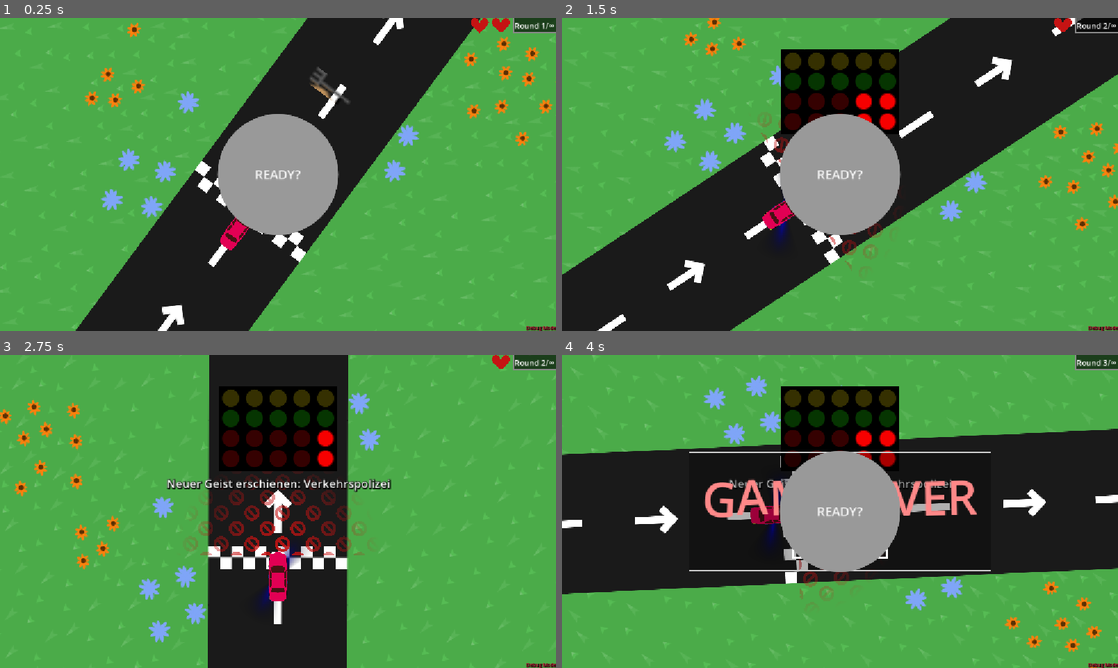
Above: before the commit, frames 1-4 (two rows, left to right).
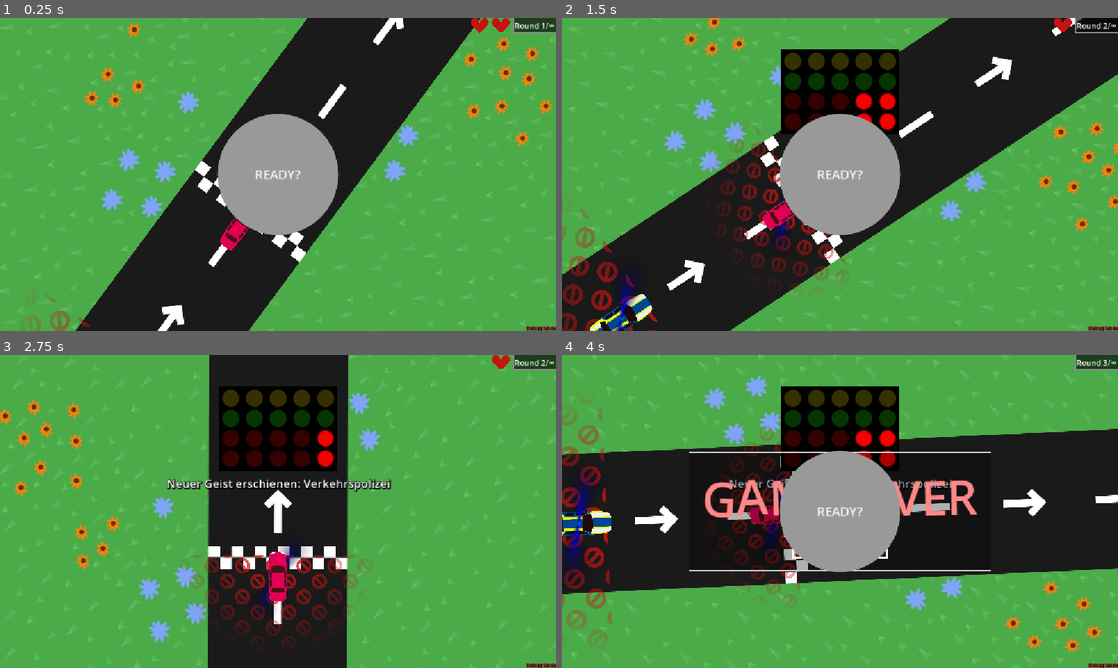
Above: after the commit, the same moments.

Repository: KIT-GameJam/dattel-jam
Game: Godot game, scene res://core/game_manager.tscn
The game is run twice, just before and just after one commit, with the same random seed, the same clock (stepped at 60 frames per second) and the same inputs. Sound files missing from this copy of the repository are replaced by a short silence.
Inputs (mouse positions are in pixels of both pictures, inside the frame that each line leads up to):
- Up to frame 1 (0.25 s): no input
- Up to frame 2 (1.5 s): click "READY?" at 0.5 s; move the mouse to (962, 158) at 1.27 s; hold D (right) from 1.28 s (still down); tap Space (temp_reach_goal) at 1.35 s
- Up to frame 3 (2.75 s): release D (right) at 2 s; click "READY?" at 2 s
- Up to frame 4 (4 s): move the mouse to (728, 527) at 2.77 s; hold S (down) 2.78-3.53 s; tap Space (temp_reach_goal) at 2.85, 3.6 s; move the mouse to (895, 442) at 3.52 s; hold D (right) from 3.53 s (still down)

The runs differ from the first frame. In frame 1, 0.5% of the frame differs, in the area x 5-63%, y 15-100%; in frame 2, 3.8%; in frame 3, 3.7%; in frame 4, 3.9%, in the area x 0-52%, y 16-90%.

Commit message:
Walzenpolizei

Diff:
--- a/core/level.gd
+++ b/core/level.gd
@@ -41,13 +41,14 @@
 		sorted_positions.append(roads.pop_at(closest_road_idx).global_position)
 
 	var num_positions := len(sorted_positions)
-	for i in range(num_positions):
+	for i in range(num_positions + 1):
 		var i_prev := (i - 1 + num_positions) % num_positions
 		var i_next := (i + 1) % num_positions
-		var pos := sorted_positions[i]
+		var pos := sorted_positions[i % num_positions]
 		var p_in := sorted_positions[i_prev] - pos
 		var p_out := sorted_positions[i_next] - pos
 		walz.curve.add_point(pos, p_in, p_out)
+	walz.curve_ready()
 
 func _input(event: InputEvent) -> void:
 	if Input.is_action_just_pressed_by_event("pause", event):
--- a/core/level.tscn
+++ b/core/level.tscn
@@ -194,8 +194,8 @@
 position = Vector2(248, 145)
 rotation = 0.7853982
 
-[node name="Walze" parent="." unique_id=1203039655 instance=ExtResource("7_ppale")]
-
 [node name="FinishRoad" parent="." unique_id=1860845999 instance=ExtResource("8_b0hrx")]
 position = Vector2(300, 197)
 rotation = 0.7853982
+
+[node name="Walze" parent="." unique_id=1203039655 instance=ExtResource("7_ppale")]
--- a/core/police_car.tscn
+++ b/core/police_car.tscn
@@ -7,9 +7,11 @@
 [ext_resource type="AudioStream" uid="uid://bt350h41lakm1" path="res://assets/sfx/ALAAAAARRMM.ogg" id="4_rul1k"]
 [ext_resource type="Texture2D" uid="uid://d3p4mv6fnjd0" path="res://assets/stop.svg" id="5_qbkv6"]
 
-[sub_resource type="SegmentShape2D" id="SegmentShape2D_725iu"]
-a = Vector2(-64, 0)
-b = Vector2(64, 0)
+[sub_resource type="ShaderMaterial" id="ShaderMaterial_plrnn"]
+shader = ExtResource("4_nwtmi")
+
+[sub_resource type="RectangleShape2D" id="RectangleShape2D_tvtvq"]
+size = Vector2(100, 20)
 
 [sub_resource type="ShaderMaterial" id="ShaderMaterial_4jq5w"]
 shader = ExtResource("3_f3jys")
@@ -22,35 +24,32 @@
 gradient = SubResource("Gradient_rul1k")
 width = 1
 
-[sub_resource type="ShaderMaterial" id="ShaderMaterial_plrnn"]
-shader = ExtResource("4_nwtmi")
-
 [node name="PoliceCar" unique_id=721211325 instance=ExtResource("1_725iu")]
 ghost_name = "Verkehrspolizei"
 
-[node name="Sprite2D" parent="." index="1" unique_id=2103895134]
+[node name="BarrierVisual" type="Sprite2D" parent="." index="0" unique_id=1399896513]
+texture_filter = 2
+texture_repeat = 2
+material = SubResource("ShaderMaterial_plrnn")
+position = Vector2(1.0263437e-14, 61.333336)
+rotation = -3.1415925
+scale = Vector2(0.28697604, 0.28697604)
+texture = ExtResource("5_qbkv6")
+
+[node name="Sprite2D" parent="." index="2" unique_id=2103895134]
 texture = ExtResource("2_7vr5m")
 
-[node name="Barrier" type="Area2D" parent="." index="2" unique_id=807912216]
+[node name="Barrier" type="Area2D" parent="." index="3" unique_id=807912216]
 collision_layer = 8
 collision_mask = 0
 
 [node name="CollisionShape2D" type="CollisionShape2D" parent="Barrier" index="0" unique_id=211625945]
-position = Vector2(0, -10)
-shape = SubResource("SegmentShape2D_725iu")
+shape = SubResource("RectangleShape2D_tvtvq")
 
-[node name="Lights" type="Sprite2D" parent="." index="3" unique_id=356564473]
+[node name="Lights" type="Sprite2D" parent="." index="4" unique_id=356564473]
 material = SubResource("ShaderMaterial_4jq5w")
 scale = Vector2(77.833336, 77.833336)
 texture = SubResource("GradientTexture1D_plrnn")
-
-[node name="BarrierVisual" type="Sprite2D" parent="." index="4" unique_id=1399896513]
-texture_filter = 2
-texture_repeat = 2
-material = SubResource("ShaderMaterial_plrnn")
-position = Vector2(0, -81.333336)
-scale = Vector2(0.286976, 0.286976)
-texture = ExtResource("5_qbkv6")
 
 [node name="Wii U" type="AudioStreamPlayer2D" parent="." index="5" unique_id=208055845]
 stream = ExtResource("4_rul1k")
--- a/core/walze.gd
+++ b/core/walze.gd
@@ -4,5 +4,10 @@
 
 @onready var follow: PathFollow2D = $PathFollow2D
 
+func curve_ready() -> void:
+	follow.progress_ratio = 1.0
+	follow.progress = follow.progress - 100.0
+
 func _physics_process(delta: float) -> void:
+	if not Global.get_game().is_race_started: return
 	follow.progress += delta * speed
--- a/core/walze.tscn
+++ b/core/walze.tscn
@@ -1,12 +1,33 @@
 [gd_scene format=3 uid="uid://7wefaklk8eo0"]
 
-[ext_resource type="Texture2D" uid="uid://rq0fmlpwc54m" path="res://assets/walze.png" id="1_holw3"]
 [ext_resource type="Script" uid="uid://b5goqjtpjjkh2" path="res://core/walze.gd" id="1_mu7c4"]
+[ext_resource type="Shader" uid="uid://cpfro8f0qwvyw" path="res://core/barrier.gdshader" id="2_0srvd"]
+[ext_resource type="Texture2D" uid="uid://d3p4mv6fnjd0" path="res://assets/stop.svg" id="3_dvn2y"]
+[ext_resource type="Texture2D" uid="uid://bq8y0o0tddff6" path="res://assets/car_police.svg" id="4_un426"]
+[ext_resource type="Shader" uid="uid://dcuqwfyualrwm" path="res://core/police_car_lights.gdshader" id="5_uiwrv"]
+[ext_resource type="AudioStream" uid="uid://bt350h41lakm1" path="res://assets/sfx/ALAAAAARRMM.ogg" id="6_4smse"]
 
 [sub_resource type="Curve2D" id="Curve2D_nfpf6"]
 
-[sub_resource type="RectangleShape2D" id="RectangleShape2D_plrnn"]
-size = Vector2(32, 32)
+[sub_resource type="ShaderMaterial" id="ShaderMaterial_k50l5"]
+shader = ExtResource("2_0srvd")
+
+[sub_resource type="RectangleShape2D" id="RectangleShape2D_pwiga"]
+size = Vector2(8, 22)
+
+[sub_resource type="RectangleShape2D" id="RectangleShape2D_864xc"]
+size = Vector2(100, 20)
+
+[sub_resource type="ShaderMaterial" id="ShaderMaterial_4ep8i"]
+shader = ExtResource("5_uiwrv")
+
+[sub_resource type="Gradient" id="Gradient_rul1k"]
+offsets = PackedFloat32Array(1)
+colors = PackedColorArray(1, 1, 1, 1)
+
+[sub_resource type="GradientTexture1D" id="GradientTexture1D_823ap"]
+gradient = SubResource("Gradient_rul1k")
+width = 1
 
 [node name="Walze" type="Path2D" unique_id=378615465]
 curve = SubResource("Curve2D_nfpf6")
@@ -15,9 +36,39 @@
 [node name="PathFollow2D" type="PathFollow2D" parent="." unique_id=1623265321]
 
 [node name="Area2D" type="Area2D" parent="PathFollow2D" unique_id=673041382]
+rotation = 1.5707964
 
-[node name="Sprite2D" type="Sprite2D" parent="PathFollow2D/Area2D" unique_id=1493750920]
-texture = ExtResource("1_holw3")
+[node name="BarrierVisual" type="Sprite2D" parent="PathFollow2D/Area2D" unique_id=785439089]
+texture_filter = 2
+texture_repeat = 2
+material = SubResource("ShaderMaterial_k50l5")
+position = Vector2(1.0263437e-14, 61.333336)
+rotation = -3.1415925
+scale = Vector2(0.28697604, 0.28697604)
+texture = ExtResource("3_dvn2y")
 
-[node name="CollisionShape2D" type="CollisionShape2D" parent="PathFollow2D/Area2D" unique_id=2049104106]
-shape = SubResource("RectangleShape2D_plrnn")
+[node name="CollisionShape2D2" type="CollisionShape2D" parent="PathFollow2D/Area2D" unique_id=1907055053]
+shape = SubResource("RectangleShape2D_pwiga")
+
+[node name="Sprite2D2" type="Sprite2D" parent="PathFollow2D/Area2D" unique_id=301121867]
+use_parent_material = true
+rotation = -1.5707964
+scale = Vector2(0.05, 0.05)
+texture = ExtResource("4_un426")
+
+[node name="Barrier" type="Area2D" parent="PathFollow2D/Area2D" unique_id=1775052538]
+collision_layer = 8
+collision_mask = 0
+
+[node name="CollisionShape2D" type="CollisionShape2D" parent="PathFollow2D/Area2D/Barrier" unique_id=1328092862]
+shape = SubResource("RectangleShape2D_864xc")
+
+[node name="Lights" type="Sprite2D" parent="PathFollow2D/Area2D" unique_id=688640078]
+material = SubResource("ShaderMaterial_4ep8i")
+scale = Vector2(77.833336, 77.833336)
+texture = SubResource("GradientTexture1D_823ap")
+
+[node name="Wii U" type="AudioStreamPlayer2D" parent="PathFollow2D/Area2D" unique_id=1182864747]
+stream = ExtResource("6_4smse")
+autoplay = true
+attenuation = 12.0
